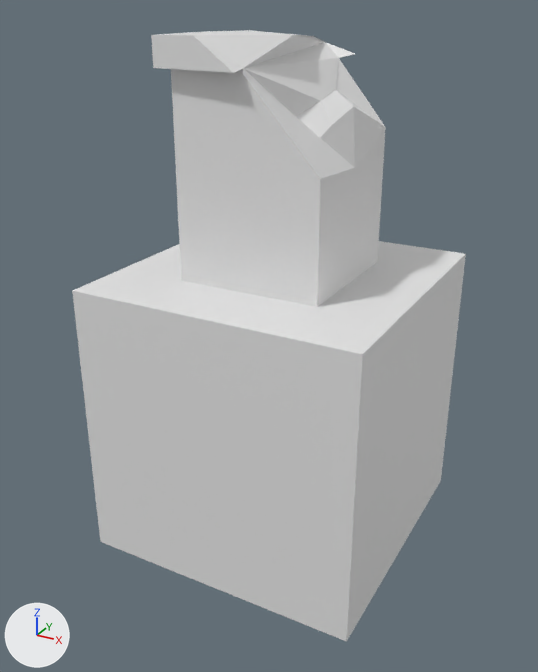
One commit to the FBX model Assets/Block/Pole2.fbx: the scene before it, then after it.
Both versions are drawn from a 50 mm camera at (2.28, -4.34, 2.66) aimed at (-0.04, -0.13, 0.55). The axes (+X, +Y, +Z) are drawn at lower left. The lights are the same throughout. The older version comes first.

The first picture shows 'Pole2'.
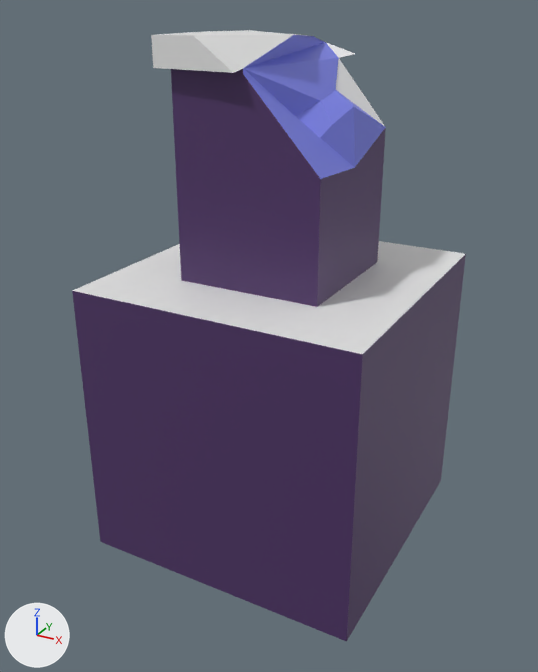
The change in detail:
Material 'Material.001' (mat_material_001) is new.
Its base color is (0.202, 0.227, 0.8) (blue #7c83e7).
Material 'Material.002' (mat_material_002) is new.
Its base color is (0.0776, 0.0344, 0.135) (dark purple #4f3467).
me_pole2 has 59 vertices, 53 faces and spans x -1.0..1.0, y -1.0..1.0, z -1.0..2.52.
me_pole2 is used by ob_pole2; location (0.0, 0.0, 0.0).
me_pole2 part 1: all 11 faces centred in x 0.0..0.48, y -0.31..0.28, z 1.91..2.45 switch from mat_material (white #e7e7e7) to mat_material_001 (blue #7c83e7).
me_pole2 part 2: 13 of the faces centred in x -0.59..0.5, y -0.5..0.59, z 1.38..2.43 switch from mat_material (white #e7e7e7) to mat_material_002 (dark purple #4f3467).
me_pole2 part 3: 2 of the faces centred in x -1.0..0.0, y -1.0..0.0, z 0.43 switch from mat_material (white #e7e7e7) to mat_material_002 (dark purple #4f3467).
me_pole2 part 4: 1 of the faces centred in x 1.0, y 0.0, z 0.43 switch from mat_material (white #e7e7e7) to mat_material_002 (dark purple #4f3467).

What differs and where, as boxes [x1, y1, x2, y2] in the pictures (538 x 672 px):
part 1 of me_pole2, recoloured (white to blue): [243, 35, 386, 179] in both
part 2 of me_pole2, recoloured (white to dark purple): [171, 57, 386, 307] in both
part 3 of me_pole2, recoloured (white to dark purple): [72, 291, 363, 642] in both
part 4 of me_pole2, recoloured (white to dark purple): [347, 254, 466, 640] in both
